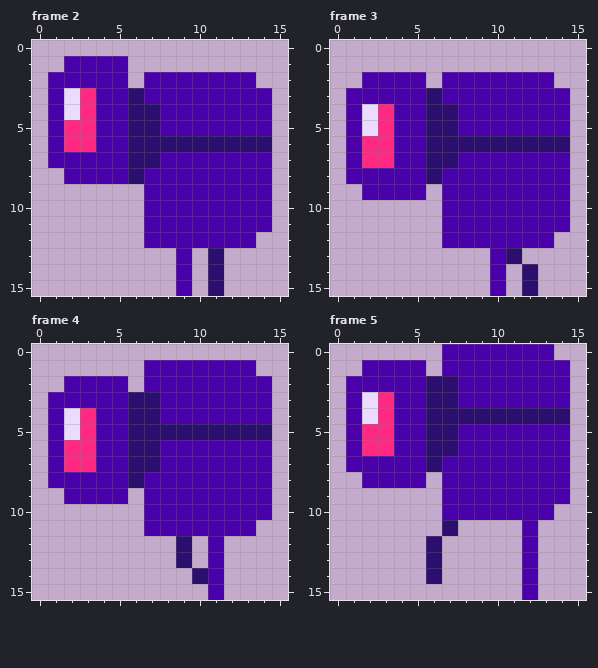
A pixel-art file gets an edit: data/enemy.aseprite. The picture above was drawn from the file before the commit.
16x16 pixels, 8 frames. Shown: frame 2, frame 3, frame 4, frame 5. The commit also changed other frames, which this record leaves out.
Once edited:
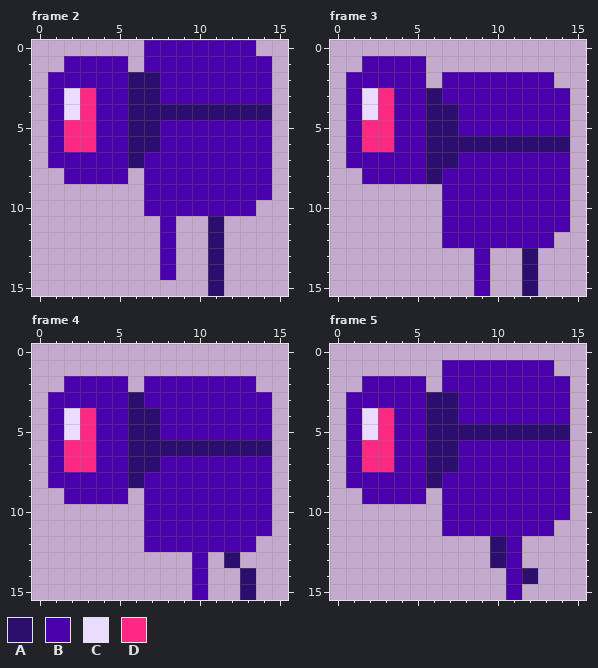
Palette (. is transparent): A #2b0e6e  B #4a00aa  C #eadbff  D #ff2983
From the commit log: modified enemy march anim
The exact change:
--- frame 2
@@ x 0..15 @@
- 0 ................
- 1 ..BBBB..........
- 2 .BBBBB.BBBBBBB..
- 3 .BCDBBABBBBBBBB.
- 4 .BCDBBAABBBBBBB.
+ 0 .......BBBBBBB..
+ 1 ..BBBB.BBBBBBBB.
+ 2 .BBBBBAABBBBBBB.
+ 3 .BCDBBAABBBBBBB.
+ 4 .BCDBBAAAAAAAAA.
  5 .BDDBBAABBBBBBB.
- 6 .BDDBBAAAAAAAAA.
- 7 .BBBBBAABBBBBBB.
- 8 ..BBBBABBBBBBBB.
+ 6 .BDDBBAABBBBBBB.
+ 7 .BBBBBABBBBBBBB.
+ 8 ..BBBB.BBBBBBBB.
  9 .......BBBBBBBB.
-10 .......BBBBBBBB.
-11 .......BBBBBBBB.
-12 .......BBBBBBB..
-13 .........B.A....
-14 .........B.A....
-15 .........B.A....
+10 .......BBBBBBB..
+11 ........B..A....
+12 ........B..A....
+13 ........B..A....
+14 ........B..A....
+15 ...........A....
--- frame 3
@@ x 0..7 @@
  0 ........
- 1 ........
- 2 ..BBBB.B
- 3 .BBBBBAB
+ 1 ..BBBB..
+ 2 .BBBBB.B
+ 3 .BCDBBAB
  4 .BCDBBAA
- 5 .BCDBBAA
+ 5 .BDDBBAA
  6 .BDDBBAA
- 7 .BDDBBAA
- 8 .BBBBBAB
- 9 ..BBBB.B
+ 7 .BBBBBAA
+ 8 ..BBBBAB
+ 9 .......B
 10 .......B
@@ x 7..14 @@
 12 BBBBBBB.
-13 ...BA...
-14 ...B.A..
-15 ...B.A..
+13 ..B..A..
+14 ..B..A..
+15 ..B..A..
--- frame 4
@@ x 5..15 @@
  0 ...........
- 1 ..BBBBBBB..
- 2 B.BBBBBBBB.
- 3 BAABBBBBBB.
+ 1 ...........
+ 2 B.BBBBBBB..
+ 3 BABBBBBBBB.
  4 BAABBBBBBB.
- 5 BAAAAAAAAA.
- 6 BAABBBBBBB.
+ 5 BAABBBBBBB.
+ 6 BAAAAAAAAA.
  7 BAABBBBBBB.
@@ x 5..15 @@
 10 ..BBBBBBBB.
-11 ..BBBBBBB..
-12 ....A.B....
-13 ....A.B....
-14 .....AB....
-15 ......B....
+11 ..BBBBBBBB.
+12 ..BBBBBBB..
+13 .....B.A...
+14 .....B..A..
+15 .....B..A..
--- frame 5
@@ x 0..15 @@
- 0 .......BBBBBBB..
- 1 ..BBBB.BBBBBBBB.
- 2 .BBBBBAABBBBBBB.
- 3 .BCDBBAABBBBBBB.
- 4 .BCDBBAAAAAAAAA.
- 5 .BDDBBAABBBBBBB.
+ 0 ................
+ 1 .......BBBBBBB..
+ 2 ..BBBB.BBBBBBBB.
+ 3 .BBBBBAABBBBBBB.
+ 4 .BCDBBAABBBBBBB.
+ 5 .BCDBBAAAAAAAAA.
  6 .BDDBBAABBBBBBB.
- 7 .BBBBBABBBBBBBB.
- 8 ..BBBB.BBBBBBBB.
- 9 .......BBBBBBBB.
-10 .......BBBBBBB..
-11 .......A....B...
-12 ......A.....B...
-13 ......A.....B...
-14 ......A.....B...
-15 ............B...
+ 7 .BDDBBAABBBBBBB.
+ 8 .BBBBBABBBBBBBB.
+ 9 ..BBBB.BBBBBBBB.
+10 .......BBBBBBBB.
+11 .......BBBBBBB..
+12 ..........AB....
+13 ..........AB....
+14 ...........BA...
+15 ...........B....
